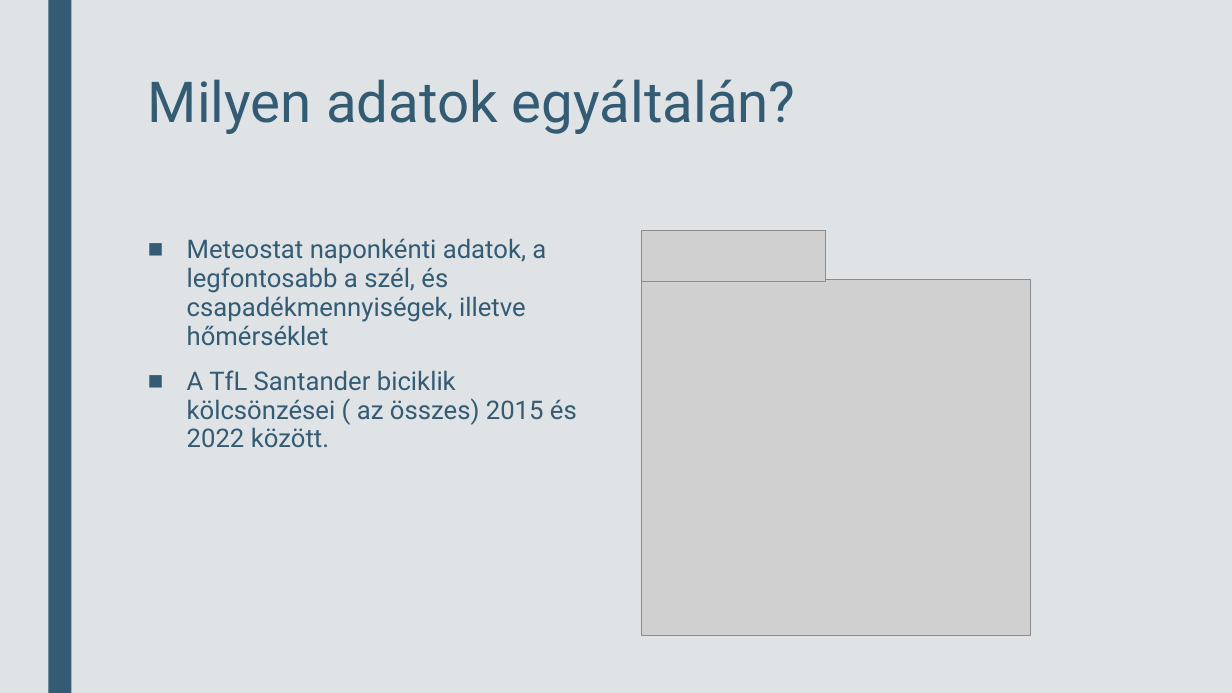
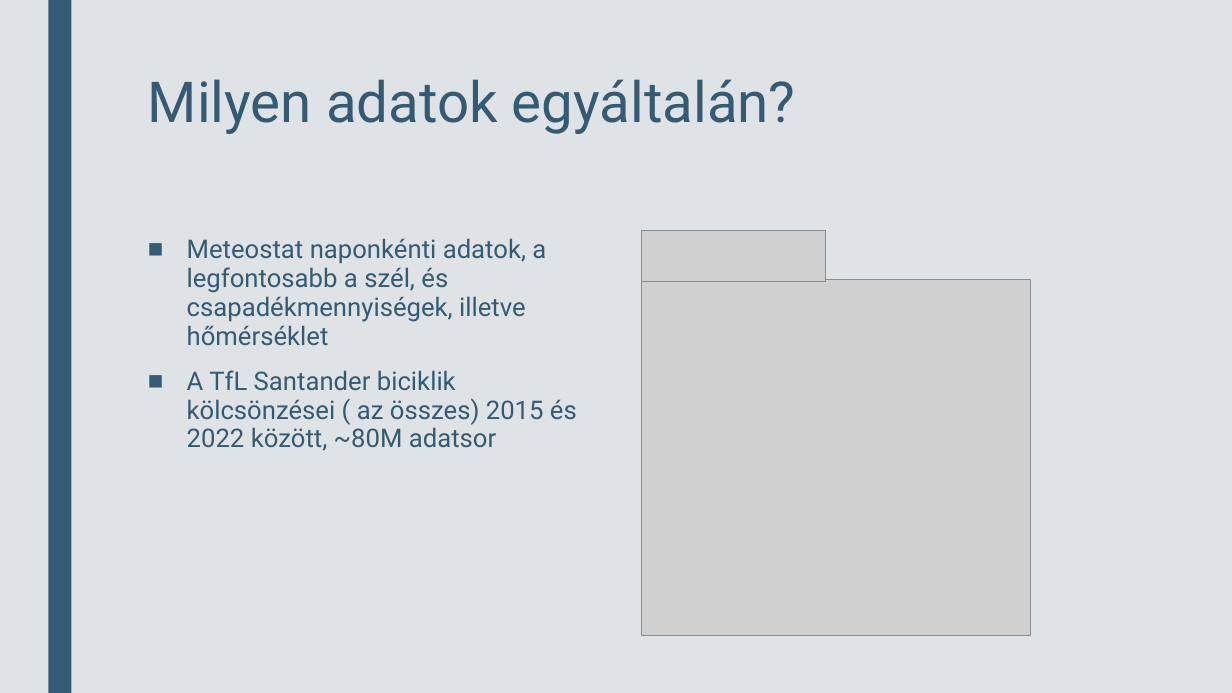
Before and after one commit to OnionKiller/MaVizHF-2022, a slide deck: slide 4 of London Bikesharing.pptx. Drawn at 1232x693 pixels with LibreOffice and Linux fonts; fonts in the diff are those of the drawing; grey boxes stand for pictures. Boxes give left, top, right and bottom in pixels: in the first picture for what was removed or moved away, otherwise in the second. Text is boxed around its words. In the diff, an @@ line names an element or a change of style, - is before the commit and + after.

Commit message:
update presentation

```diff
--- a/London Bikesharing.pptx
+++ b/London Bikesharing.pptx
@@ text at (x1=187, y1=370, x2=577, y2=451): text changed @@
-■ A TfL Santander biciklik kölcsönzései ( az összes) 2015 és 2022 között.
+■ A TfL Santander biciklik kölcsönzései ( az összes) 2015 és 2022 között, ~80M adatsor
```
Also in this commit, not shown: 3 other slides changed, 12 slides added.
